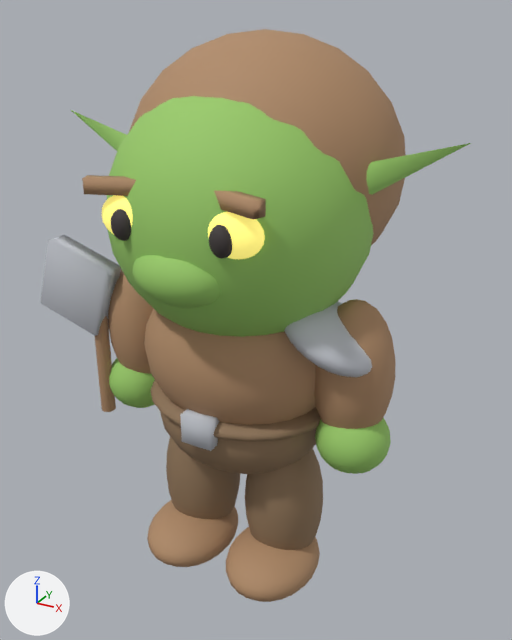
The glTF model assets/models/raider.glb as it was, and as the next commit left it.
The view is the same before and after, from a 50 mm lens placed at (1.08, -1.861, 1.896), pointed at (-0.016, 0.131, 0.9). Every picture has the same lights, and +X, +Y and +Z are marked at lower left. The older version comes first. Where no turn or scale is listed for an object, it has been applied to the vertices. Vertices at exactly the same position are counted once.

Names of what the first picture shows: 'arm.L', 'arm.R', 'belt', 'brow.L', 'brow.R', 'buckle', 'chest', 'ear.L', 'ear.R', 'foot.L', 'foot.R', 'haft', 'hand.L', 'hand.R', 'head', 'head.axe', 'hood', 'leg.L', 'leg.R', 'pauldron', 'pelvis', 'snout' and 4 more.
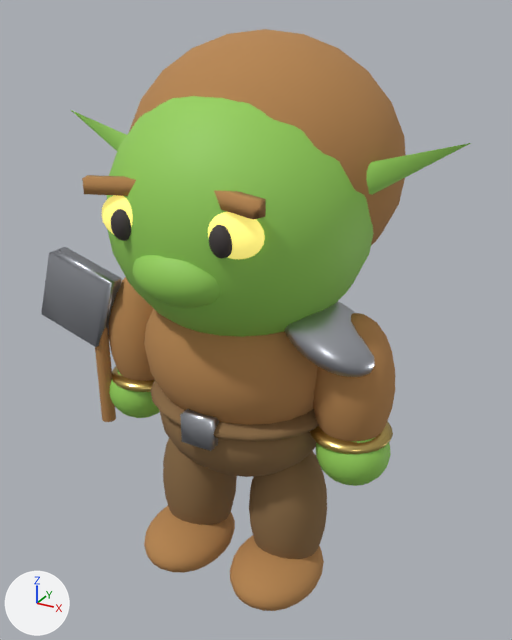
The newer file is also rescaled (x0.94), turned or shifted as a whole; pictures and numbers use the older file's frame.

Pixel boxes [x1, y1, x2, y2] of what changed, in the pictures (512 x 640 px):
'hood', recoloured (brown to orange): [130, 29, 406, 244] in both
'chest', recoloured (brown to orange): [144, 309, 316, 425] in both
'arm.L', recoloured, moved (brown to orange): before [314, 299, 395, 429]; after [313, 313, 395, 442]
'leg.L', recoloured, moved: before [245, 448, 323, 550]; after [249, 451, 327, 559]
'head.axe', surface changed, moved (darker): before [40, 235, 121, 336]; after [41, 247, 122, 347]
'foot.L', recoloured, moved: before [226, 527, 320, 602]; after [230, 535, 324, 611]
'foot.R', recoloured, moved: before [147, 500, 238, 567]; after [144, 506, 235, 573]
'leg.R', recoloured, moved: before [166, 437, 240, 519]; after [163, 438, 237, 525]
'pelvis', recoloured, moved: before [160, 411, 317, 474]; after [160, 411, 316, 477]
'pauldron', surface changed (darker): [284, 301, 372, 377] in both
'hand.L', recoloured, moved: before [315, 418, 391, 474]; after [316, 437, 391, 486]
'arm.R', recoloured, moved (brown to orange): before [108, 270, 154, 374]; after [109, 277, 155, 381]
'belt', recoloured: [150, 380, 319, 442] in both
'hand.R', recoloured, moved: before [109, 358, 155, 408]; after [109, 371, 160, 418]
'haft', recoloured, moved (brown to orange): before [94, 316, 116, 412]; after [95, 328, 116, 422]
'buckle', surface changed (darker): [180, 409, 220, 451] in both
'cuff.L', added (yellow): after [309, 421, 393, 454]
'brow.L', recoloured (brown to orange): [214, 191, 266, 219] in both
'brow.R', recoloured (brown to orange): [82, 175, 136, 196] in both
'cuff.R', added (yellow): after [111, 366, 154, 392]

What changed in the scene script:
```text
Change mat_cloth:
    mat_cloth.base_color: (0.44, 0.26, 0.14) -> (0.48, 0.24, 0.08)  # brown #b18b69 -> orange #b88650
Change mat_skin:
    mat_skin.base_color: (0.32, 0.6, 0.14) -> (0.3, 0.64, 0.1)  # green #99cb69 -> green #95d159
Change mat_metal:
    mat_metal.metallic: 0.0 -> 1.0
Change mat_cloth2:
    mat_cloth2.base_color: (0.28, 0.18, 0.1) -> (0.26, 0.15, 0.06)  # brown #907659 -> brown #8b6c45
Change me_sphere_011:
    remove me_sphere_011.from_pydata(...)  # 266 vertices, 528 faces; spans x -0.13..0.13, y -0.13..0.13, z -0.24..0.24
    add me_sphere_011.from_pydata(...)  # 266 vertices, 528 faces; spans x -0.127..0.133, y -0.13..0.13, z -0.284..0.196
    me_sphere_011 part 1: the whole mesh is moved by (0.003, 0.0, -0.044)
Change me_sphere_012:
    remove me_sphere_012.from_pydata(...)  # 266 vertices, 528 faces; spans x -0.12..0.12, y -0.12..0.12, z -0.11..0.11
    add me_sphere_012.from_pydata(...)  # 266 vertices, 528 faces; spans x -0.117..0.123, y -0.12..0.12, z -0.154..0.066
    me_sphere_012 part 2: the whole mesh is moved by (0.003, 0.0, -0.044)
Change me_sphere_015:
    remove me_sphere_015.from_pydata(...)  # 266 vertices, 528 faces; spans x -0.13..0.13, y -0.13..0.13, z -0.24..0.24
    add me_sphere_015.from_pydata(...)  # 266 vertices, 528 faces; spans x -0.133..0.127, y -0.13..0.13, z -0.284..0.196
    me_sphere_015 part 3: the whole mesh is moved by (-0.003, 0.0, -0.044)
Change me_sphere_016:
    remove me_sphere_016.from_pydata(...)  # 266 vertices, 528 faces; spans x -0.12..0.12, y -0.12..0.12, z -0.11..0.11
    add me_sphere_016.from_pydata(...)  # 266 vertices, 528 faces; spans x -0.123..0.117, y -0.12..0.12, z -0.154..0.066
    me_sphere_016 part 4: the whole mesh is moved by (-0.003, 0.0, -0.044)
Change me_sphere_014:
    remove me_sphere_014.from_pydata(...)  # 266 vertices, 528 faces; spans x -0.16..0.16, y -0.2..0.2, z -0.09..0.09
    add me_sphere_014.from_pydata(...)  # 266 vertices, 528 faces; spans x -0.143..0.177, y -0.2..0.2, z -0.123..0.057
    me_sphere_014 part 5: the whole mesh is moved by (0.017, 0.0, -0.033)
Change me_sphere_013:
    remove me_sphere_013.from_pydata(...)  # 266 vertices, 528 faces; spans x -0.14..0.14, y -0.14..0.14, z -0.28..0.28
    add me_sphere_013.from_pydata(...)  # 266 vertices, 528 faces; spans x -0.123..0.157, y -0.14..0.14, z -0.313..0.247
    me_sphere_013 part 6: the whole mesh is moved by (0.017, 0.0, -0.033)
Change me_sphere_018:
    remove me_sphere_018.from_pydata(...)  # 266 vertices, 528 faces; spans x -0.16..0.16, y -0.2..0.2, z -0.09..0.09
    add me_sphere_018.from_pydata(...)  # 266 vertices, 528 faces; spans x -0.177..0.143, y -0.2..0.2, z -0.123..0.057
    me_sphere_018 part 7: the whole mesh is moved by (-0.017, 0.0, -0.033)
Change me_sphere_017:
    remove me_sphere_017.from_pydata(...)  # 266 vertices, 528 faces; spans x -0.14..0.14, y -0.14..0.14, z -0.28..0.28
    add me_sphere_017.from_pydata(...)  # 266 vertices, 528 faces; spans x -0.157..0.123, y -0.14..0.14, z -0.313..0.247
    me_sphere_017 part 8: the whole mesh is moved by (-0.017, 0.0, -0.033)
Change me_sphere:
    remove me_sphere.from_pydata(...)  # 266 vertices, 528 faces; spans x -0.3..0.3, y -0.26..0.26, z -0.2..0.2
    add me_sphere.from_pydata(...)  # 266 vertices, 528 faces; spans x -0.3..0.3, y -0.26..0.26, z -0.211..0.189
    me_sphere part 9: the whole mesh is moved by (0.0, 0.0, -0.011)
Change ob_haft:
    ob_haft.location: (-0.52, -0.1, 0.8) -> (-0.523, -0.1, 0.756)
Change ob_head_axe:
    ob_head_axe.location: (-0.6, -0.1, 1.0) -> (-0.603, -0.1, 0.956)
Add ob_cuff_r:
    ob_cuff_r = bpy.data.objects.new('cuff.R', me_sphere_020)  # a UV sphere (24 segments, 12 rings, poles along z) spanning x -0.135..0.135, y -0.135..0.135, z -0.035..0.035; in mat_accent (yellow #ceb369)
    ob_cuff_r.location = (-0.403, 0.0, 0.656)
Add ob_cuff_l:
    ob_cuff_l = bpy.data.objects.new('cuff.L', me_sphere_015_1)  # a UV sphere (24 segments, 12 rings, poles along z) spanning x -0.135..0.135, y -0.135..0.135, z -0.035..0.035; in mat_accent (yellow #ceb369)
    ob_cuff_l.location = (0.403, 0.0, 0.656)
```
